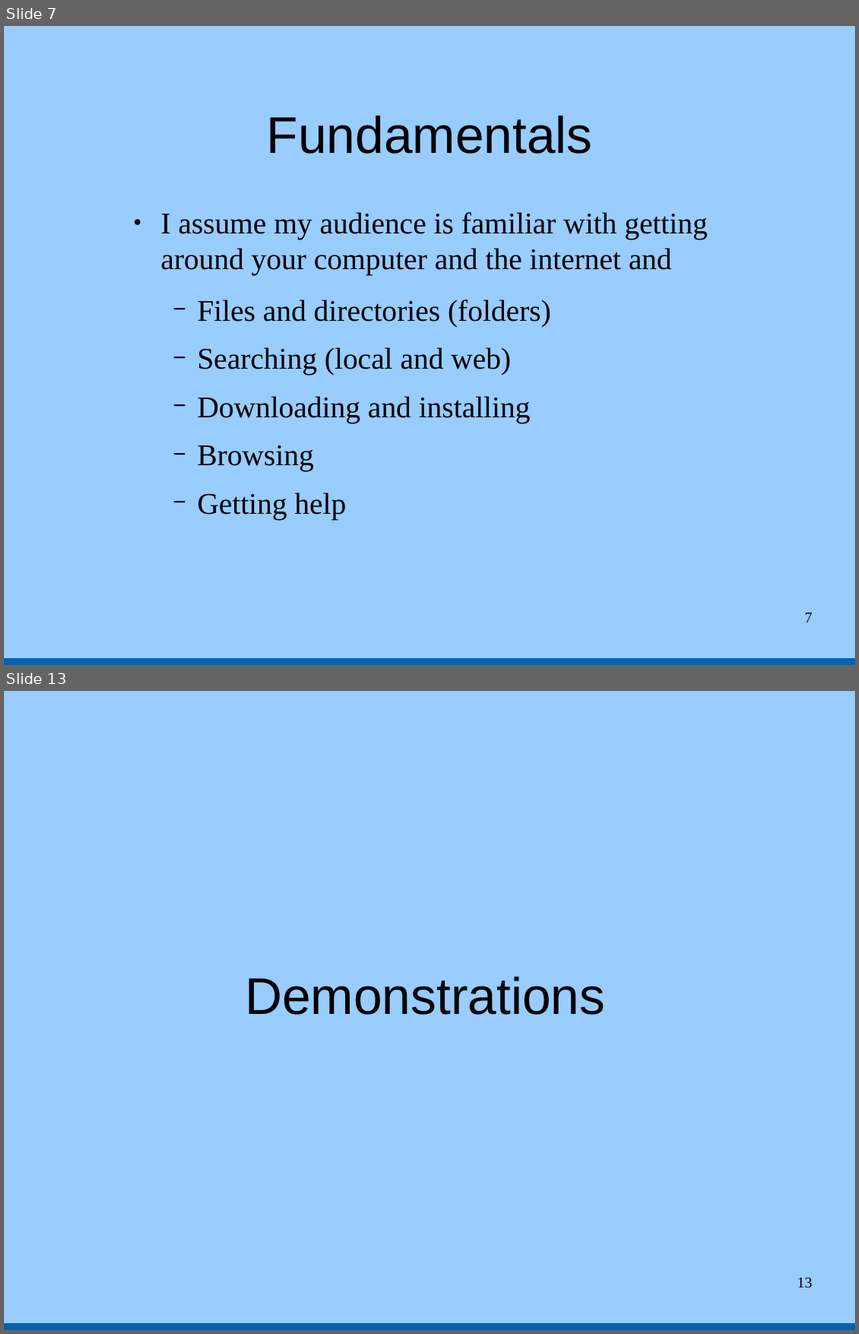
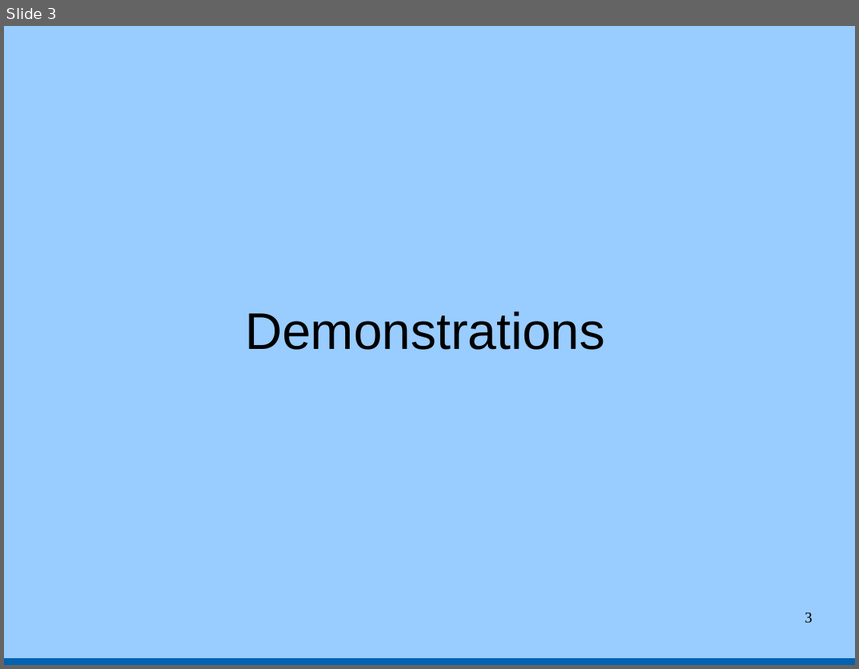
Before and after one commit to tbrowder/nwflug, a slide deck: NWFLUG/mtg-2015-07-06/version-control.odp. Shown one above the other, each under a label of ours: slides 7 and 13 before the commit, slide 3 after it; the slides between them are not shown. The pictures are 859x1334 and 859x669 pixels, drawn with LibreOffice and Linux fonts; fonts in the diff are those of the drawing. Boxes give left, top, right and bottom in pixels: in the first picture for what was removed or moved away, otherwise in the second. Text is boxed around its words. In the diff, an @@ line names an element or a change of style, - is before the commit and + after.

```diff
--- a/NWFLUG/mtg-2015-07-06/version-control.odp
+++ b/NWFLUG/mtg-2015-07-06/version-control.odp
@@ slide 7 removed at (x1=4, y1=26, x2=855, y2=665), background #99CCFF; not listed: 1 template element that a slide beside it also shows @@
@@ title removed at (x1=267, y1=116, x2=593, y2=154) @@
-Fundamentals
@@ text removed at (x1=161, y1=212, x2=709, y2=520) @@
-● I assume my audience is familiar with getting around your computer and the internet and
-  − Files and directories (folders)
-  − Searching (local and web)
-  − Downloading and installing
-  − Browsing
-  − Getting help
@@ page number removed at (x1=805, y1=613, x2=813, y2=623) @@
-7
@@ what was slide 13 is now slide 3 @@
@@ page number at (x1=805, y1=613, x2=813, y2=623): text changed @@
-13
+3
```
Also in this commit, not shown: 2 slides added, 13 other slides removed.
